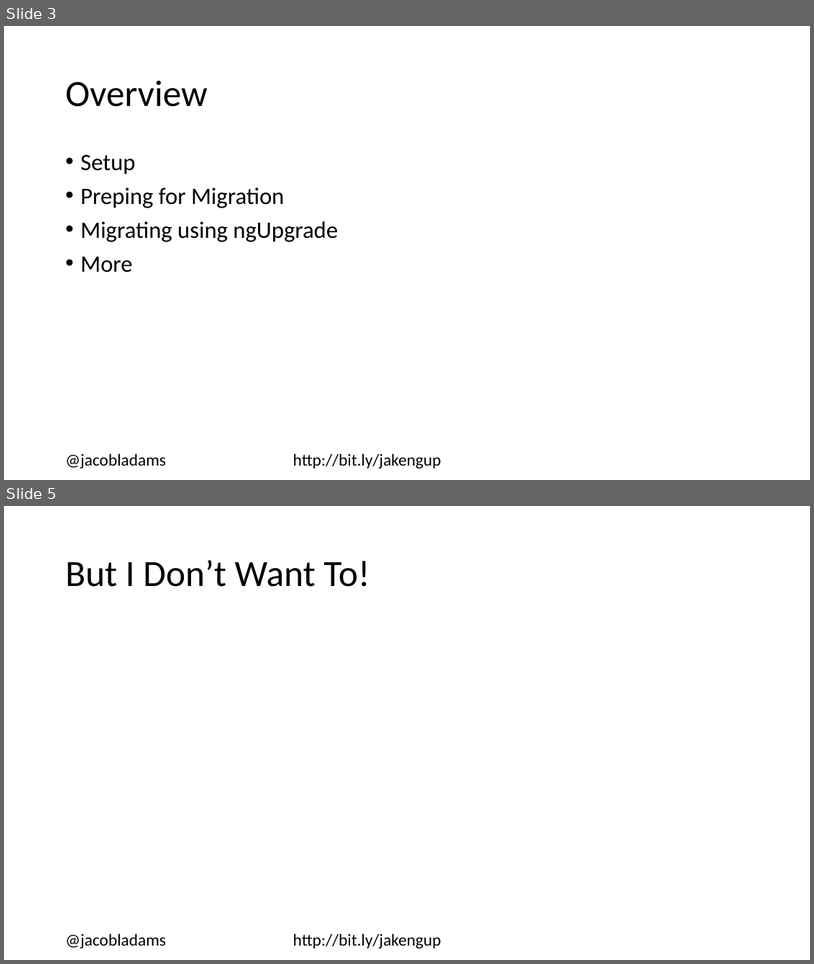
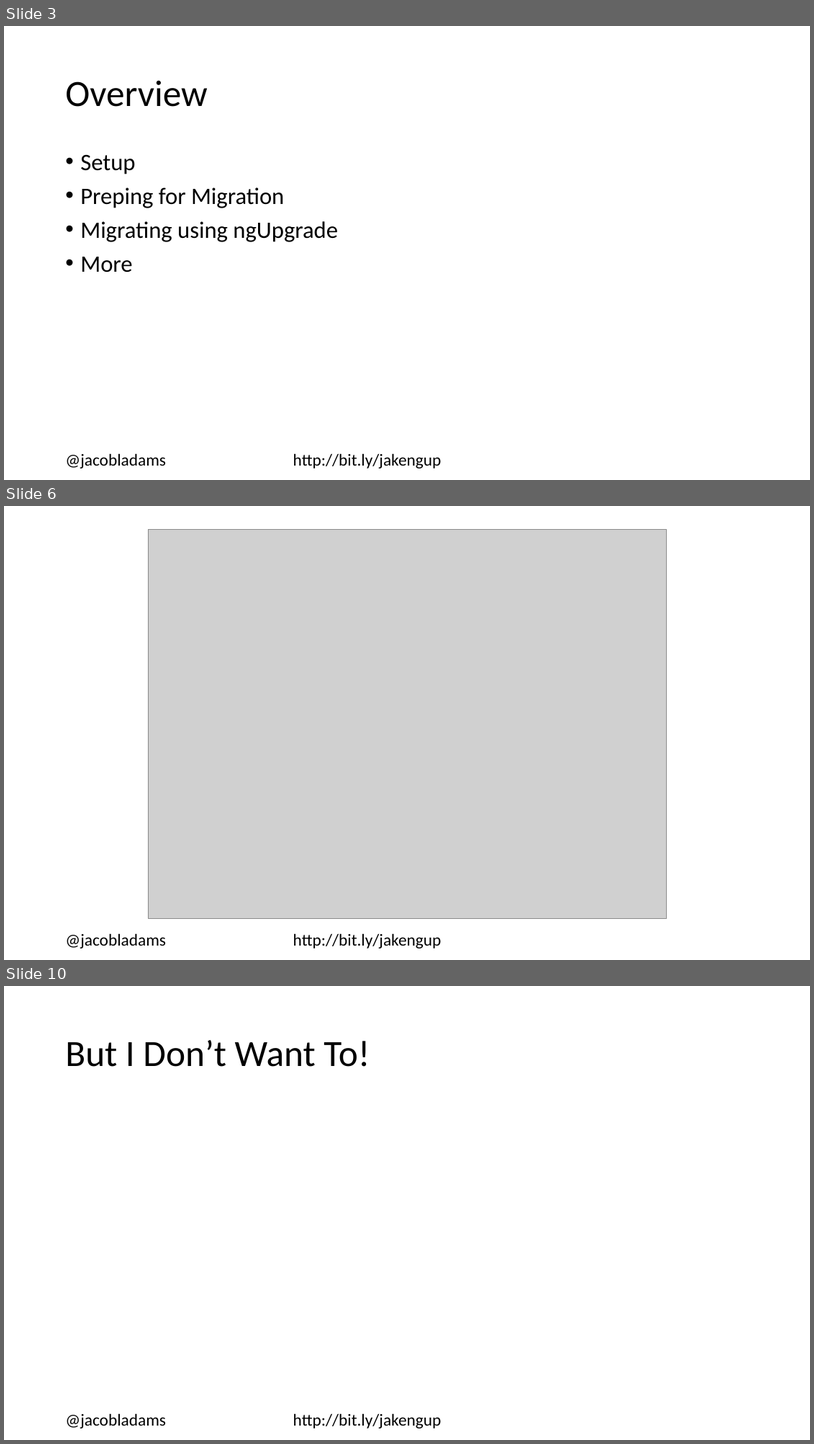
Before and after one commit to jacobladams/upgrading-from-angularjs-1-to-angular-2-plus-presentation, a slide deck: Upgrading from AngularJS 1 to Angular 2+.pptx. Shown one above the other, each under a label of ours: slides 3 and 5 before the commit, slides 3, 6 and 10 after it; the slides between them are not shown. The pictures are 814x964 and 814x1444 pixels, drawn with LibreOffice and Linux fonts; fonts in the diff are those of the drawing; grey boxes stand for pictures. Boxes give left, top, right and bottom in pixels: in the first picture for what was removed or moved away, otherwise in the second. Text is boxed around its words. In the diff, an @@ line names an element or a change of style, - is before the commit and + after.

```diff
--- a/Upgrading from AngularJS 1 to Angular 2+.pptx
+++ b/Upgrading from AngularJS 1 to Angular 2+.pptx
@@ slide 6 added at (4,506,810,960), background #FFFFFF @@
@@ picture added at (148,530,666,919) @@
@@ text added at (65,933,442,948), 20 pt, text #000000 @@
+@jacobladams http://bit.ly/jakengup
@@ what was slide 5 is now slide 10 @@
```
Also in this commit, not shown: 1 slide changed, 4 other slides added, 1 other file.
